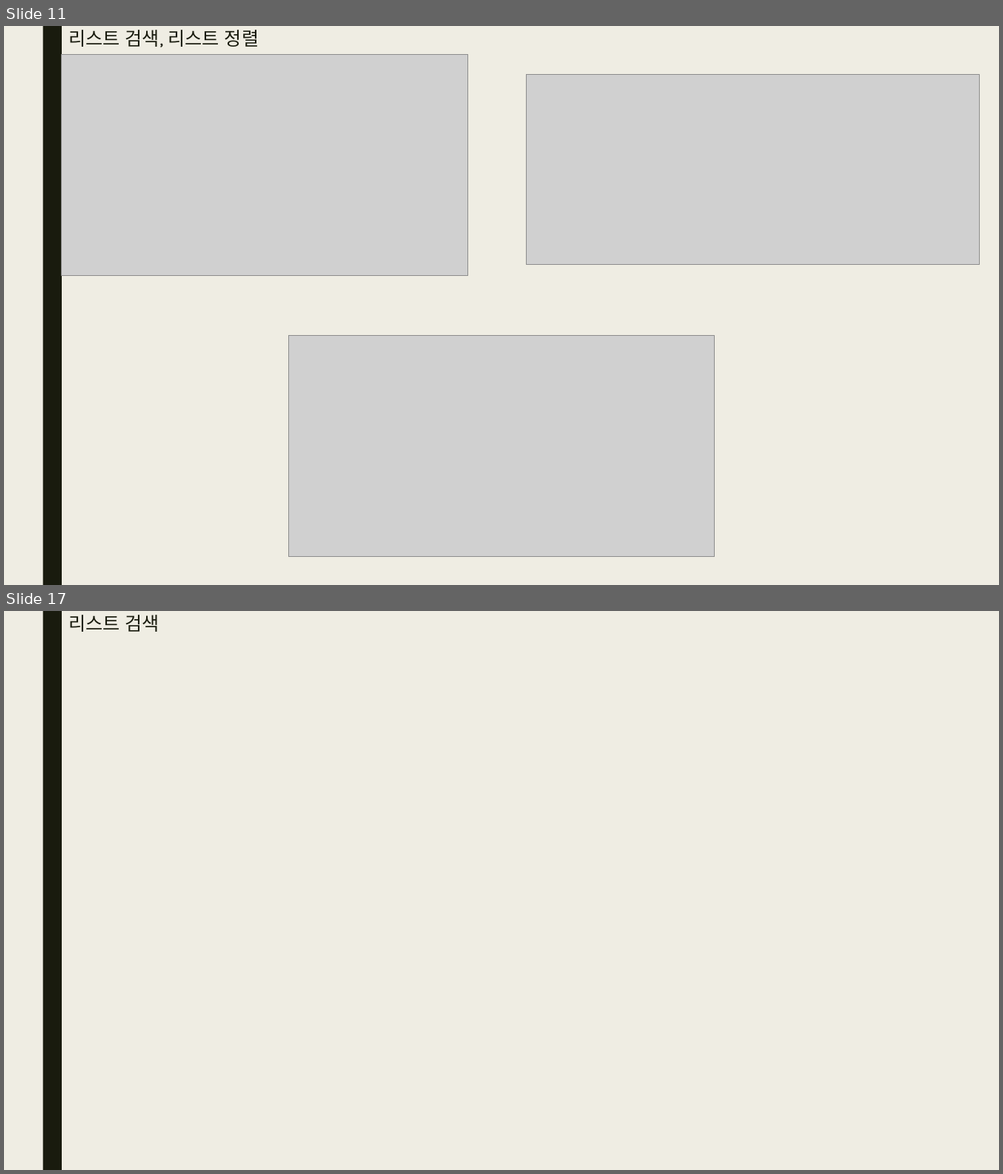
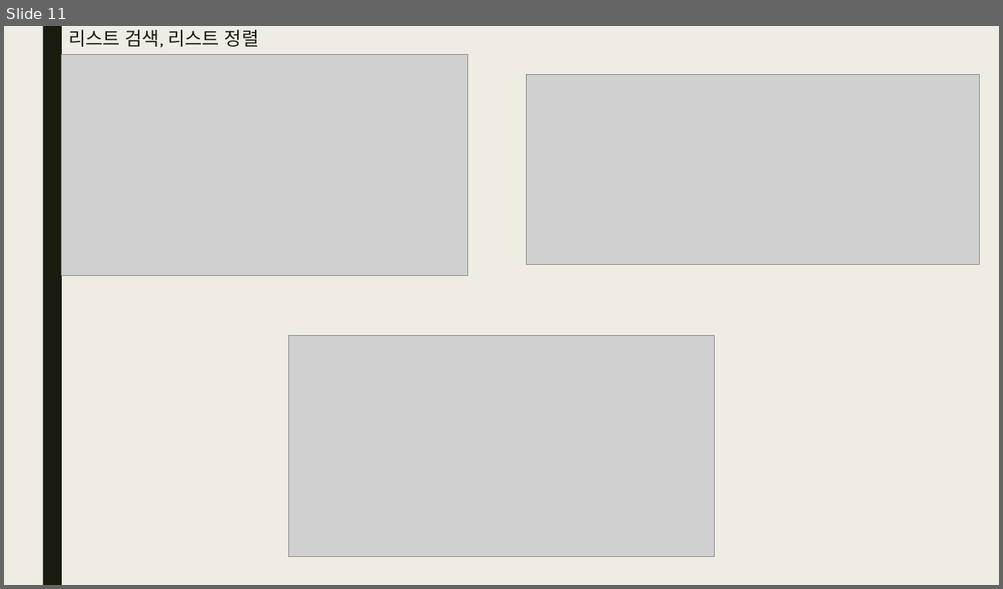
Before and after one commit to bino0130/politec-python, a slide deck: 파이썬 과제/파이썬 8강 과제 남정현.pptx. Shown one above the other, each under a label of ours: slides 11 and 17 before the commit, slide 11 after it; the slides between them are not shown. The pictures are 1003x1174 and 1003x589 pixels, drawn with LibreOffice and Linux fonts; fonts in the diff are those of the drawing; grey boxes stand for pictures. Boxes give left, top, right and bottom in pixels: in the first picture for what was removed or moved away, otherwise in the second. Text is boxed around its words. In the diff, an @@ line names an element or a change of style, - is before the commit and + after.

```diff
--- a/파이썬 과제/파이썬 8강 과제 남정현.pptx
+++ b/파이썬 과제/파이썬 8강 과제 남정현.pptx
@@ slide 17 removed at [4, 611, 999, 1170], background #EFEDE3; not listed: 1 template element that a slide beside it also shows @@
@@ title removed at [68, 615, 159, 632] @@
-리스트 검색
```
Also in this commit, not shown: 4 slides added, 8 other slides removed.
